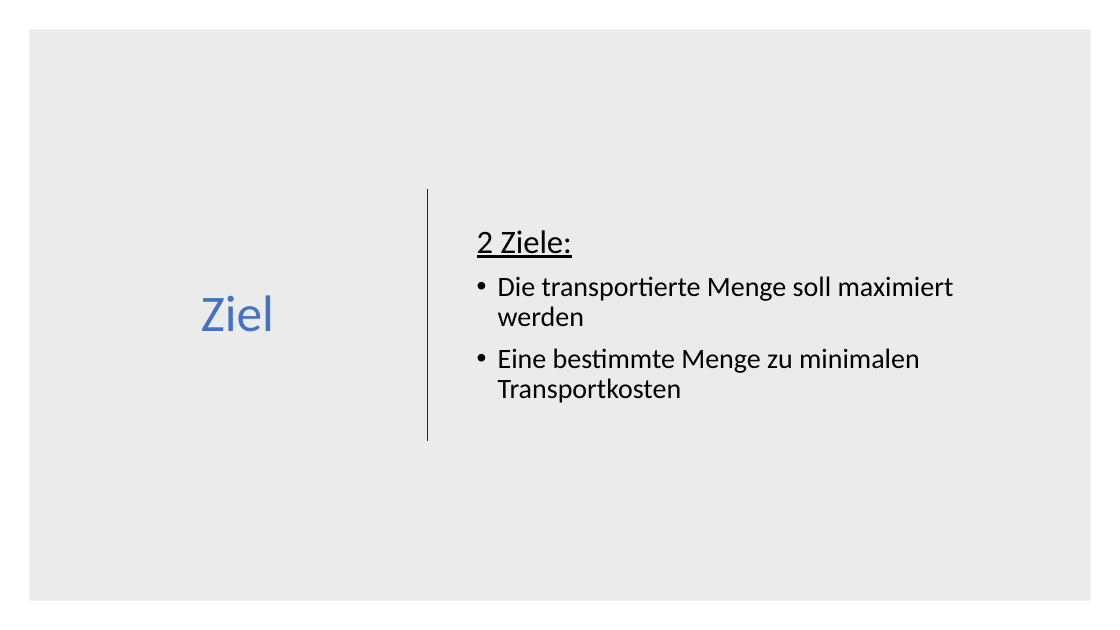
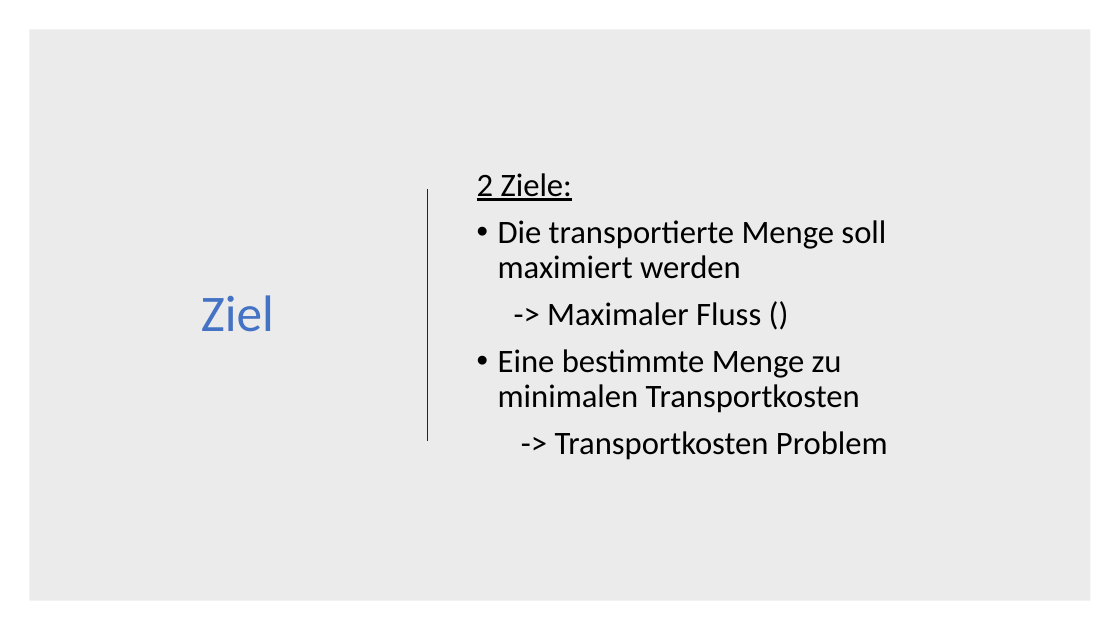
Before and after one commit to DerAlexx/Angewandte-Mathematik, a slide deck: slide 12 of Praktikum_6/Abgabe 6.pptx (slide 13 before the commit). Drawn at 1120x630 pixels with LibreOffice and Linux fonts; fonts in the diff are those of the drawing. Boxes give left, top, right and bottom in pixels: in the first picture for what was removed or moved away, otherwise in the second. Text is boxed around its words. In the diff, an @@ line names an element or a change of style, - is before the commit and + after.

```diff
--- a/Praktikum_6/Abgabe 6.pptx
+++ b/Praktikum_6/Abgabe 6.pptx
@@ text at [498,220,886,413]: size 24 to 28 pt in "Die transportierte Menge soll maximiert werden", "Eine bestimmte Menge zu minimalen Transportkosten" @@
@@ text at [547,302,761,326]: paragraph added @@
+-> Maximaler Fluss ()
@@ text at [555,431,888,460]: paragraph added @@
+-> Transportkosten Problem
```
Also in this commit, not shown: 3 other slides changed, 2 slides added, 2 slides removed.
